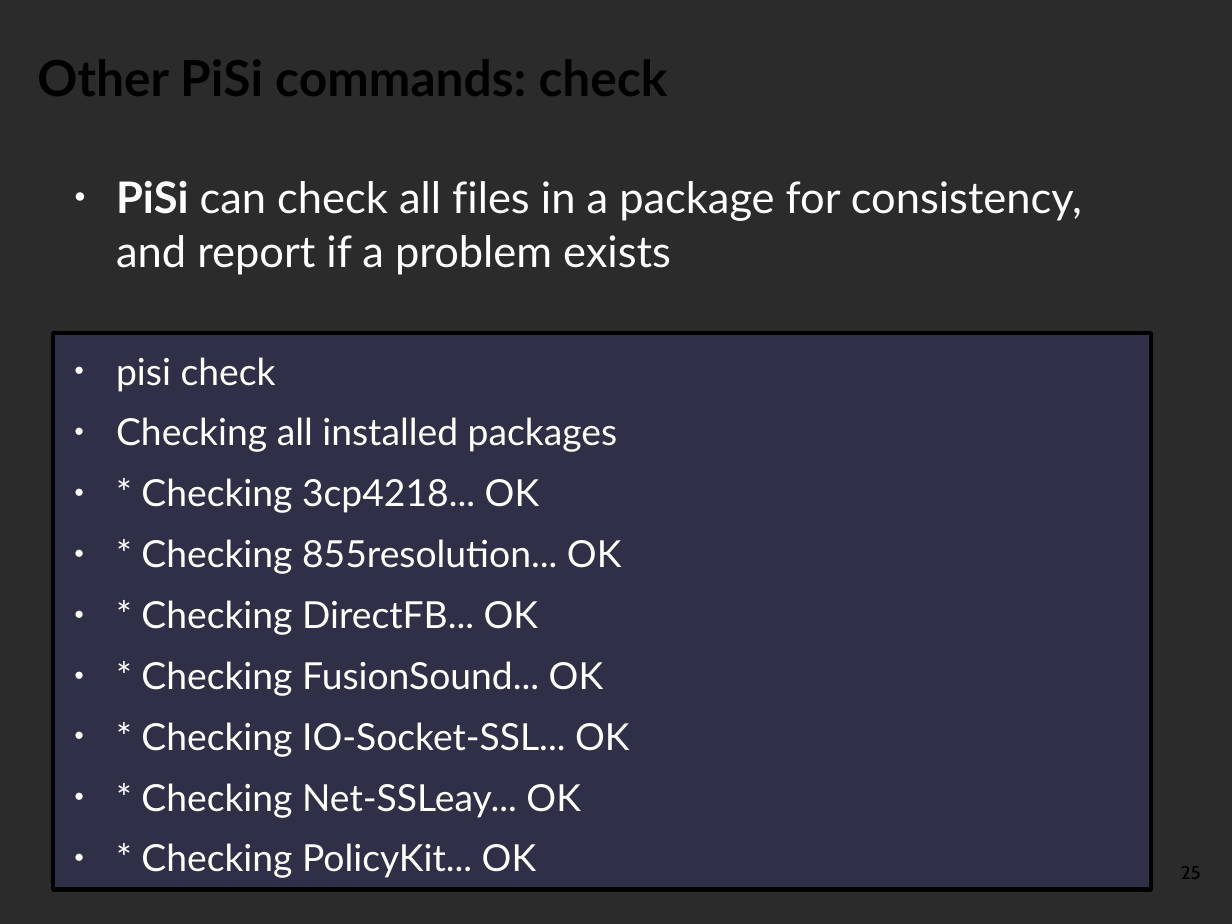
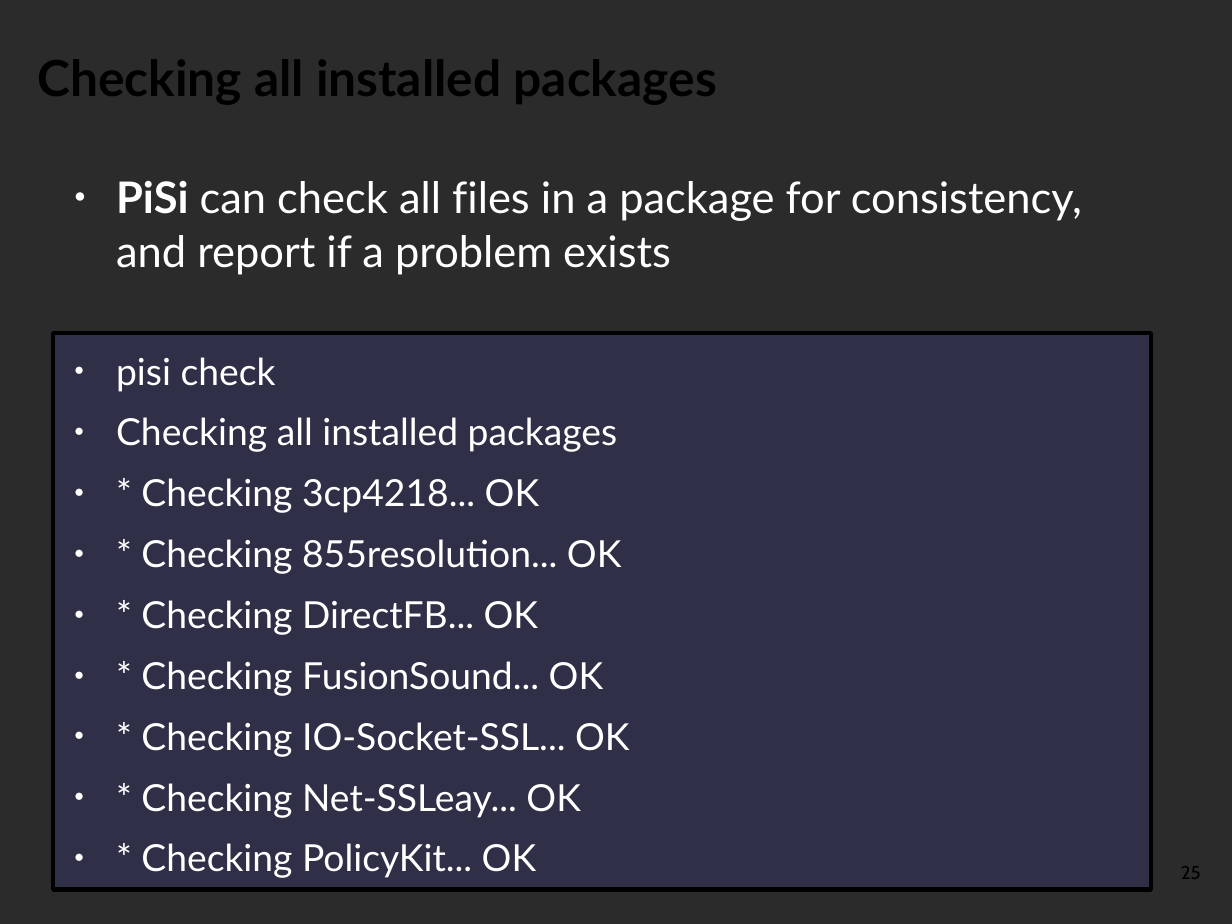
Before and after one commit to pars-linux/uludag, a slide deck: slide 25 of promotion/presentations/PardusGenel/introduction-to-pisi.odp. Drawn at 1232x924 pixels with LibreOffice and Linux fonts; fonts in the diff are those of the drawing; background and template pictures are left out; a plain dark background stands for a picture behind light text. Boxes give left, top, right and bottom in pixels: in the first picture for what was removed or moved away, otherwise in the second. Text is boxed around its words. In the diff, an @@ line names an element or a change of style, - is before the commit and + after.

```diff
--- a/promotion/presentations/PardusGenel/introduction-to-pisi.odp
+++ b/promotion/presentations/PardusGenel/introduction-to-pisi.odp
@@ title at [37, 60, 717, 105]: text changed @@
-Other PiSi commands: check
+Checking all installed packages
```
Also in this commit, not shown: 13 other slides changed, 1 slide added.
